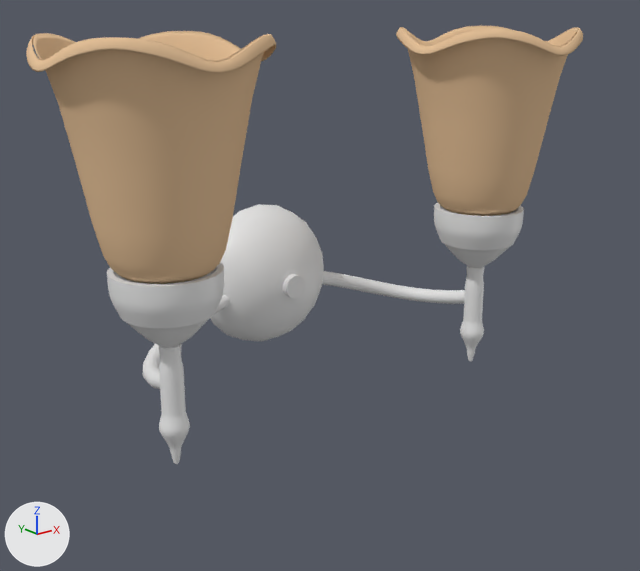
A saved change to the Blender file Assets/models/house/lights/wall/wall_lights01.blend.
Camera for both pictures: a 50 mm lens placed at (-6.95, -9.72, 3.62), pointed at (-0.25, -1.35, 0.28). The axes (+X, +Y, +Z) are drawn at lower left. The lights are the same throughout.

Names of what the first picture shows: 'BezierCurve', 'Icosphere', 'sconce_holders', 'sconces'.
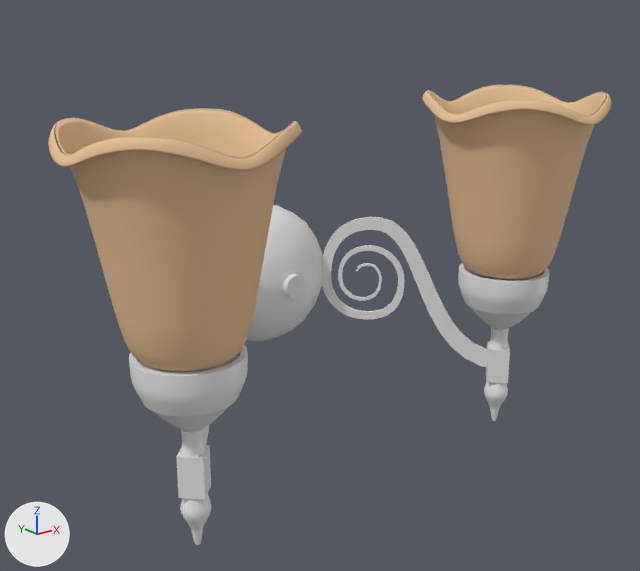
Where the change shows, as pixel boxes (x1, y1, x2, y2) in the pictures (640 x 571 px):
'sconces', moved
    before: (26, 26, 583, 284)
    after: (48, 85, 612, 372)
'sconce_holders', moved
    before: (107, 203, 524, 464)
    after: (129, 263, 549, 545)
'Cube.000', added
    after: (204, 217, 488, 445)
'BezierCurve', deleted
    before: (142, 271, 465, 389)
'Cube', added
    after: (176, 342, 510, 500)

Edits to the bpy script that builds the scene:
```text
Change me_cylinder_001:
    where me_cylinder_001.from_pydata(...)  # 224 vertices, 160 faces; spans x 1.25..3.75, y -1.25..1.25, z -1.22..1.27
    used by ob_sconces; location = (0.0, -1.5, 2.12)
    me_cylinder_001 part 1: the whole mesh is moved by (0.05, 0.0, 0.0)
Add me_cube_002:
    me_cube_002.from_pydata(...)  # 860 vertices, 858 faces; spans x 0.71..2.59, y -1.18..0.7, z -1.39..0.82
    me_cube_002.polygons.foreach_set('use_smooth', [True] * 858)
Add me_cube_003:
    me_cube_003.from_pydata([(2.544, -0.211, -0.255), (2.544, -0.211, 0.255), (2.333, 0.0, -0.255), (2.333, 0.0, 0.255), (2.755, 0.0, -0.255), (2.755, 0.0, 0.255), (2.544, 0.211, -0.255), (2.544, 0.211, 0.255)], [], [(1, 3, 2, 0), (3, 7, 6, 2), (7, 5, 4, 6), (5, 1, 0, 4), (0, 2, 6, 4), (5, 7, 3, 1)])
Remove ob_beziercircle:
    ob_beziercircle = bpy.data.objects.new('BezierCircle', cu_beziercircle)
    ob_beziercircle.location = (0.0, 0.0, 0.0)
    ob_beziercircle.scale = (0.0996, 0.0996, 0.0996)
Remove ob_beziercurve:
    ob_beziercurve = bpy.data.objects.new('BezierCurve', cu_beziercurve)
    ob_beziercurve.location = (0.0, 0.0, 0.0)
    ob_beziercurve.rotation_euler = (1.571, 0.0, 0.0)  # degrees (90, 0, 0)
    _m = ob_beziercurve.modifiers.new('Mirror', 'MIRROR')
Change ob_sconce_holders:
    ob_sconce_holders.location: (0.0, -1.5, 0.55) -> (0.0, -1.98, -0.26)
Change ob_sconces:
    ob_sconces.location: (0.0, -1.5, 2.12) -> (0.0, -1.98, 1.31)
Add ob_cube_000:
    ob_cube_000 = bpy.data.objects.new('Cube.000', me_cube_002)
    ob_cube_000.location = (0.0, -0.84, 0.0)
    _m = ob_cube_000.modifiers.new('Mirror', 'MIRROR')
    _m = ob_cube_000.modifiers.new('EdgeSplit', 'EDGE_SPLIT')
Add ob_cube:
    ob_cube = bpy.data.objects.new('Cube', me_cube_003)
    ob_cube.location = (0.0, -1.98, -1.29)
    _m = ob_cube.modifiers.new('Mirror', 'MIRROR')
```
